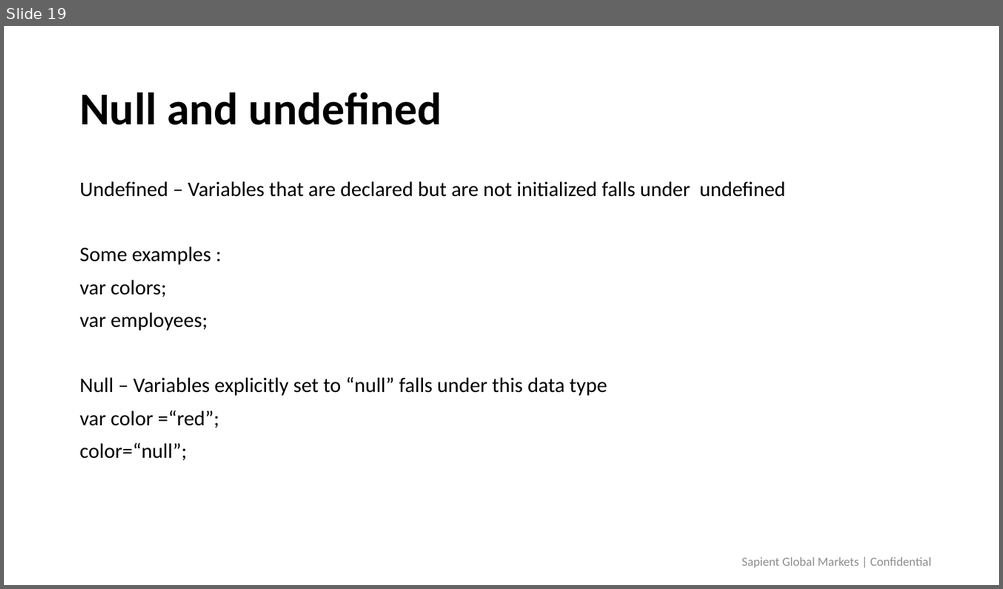
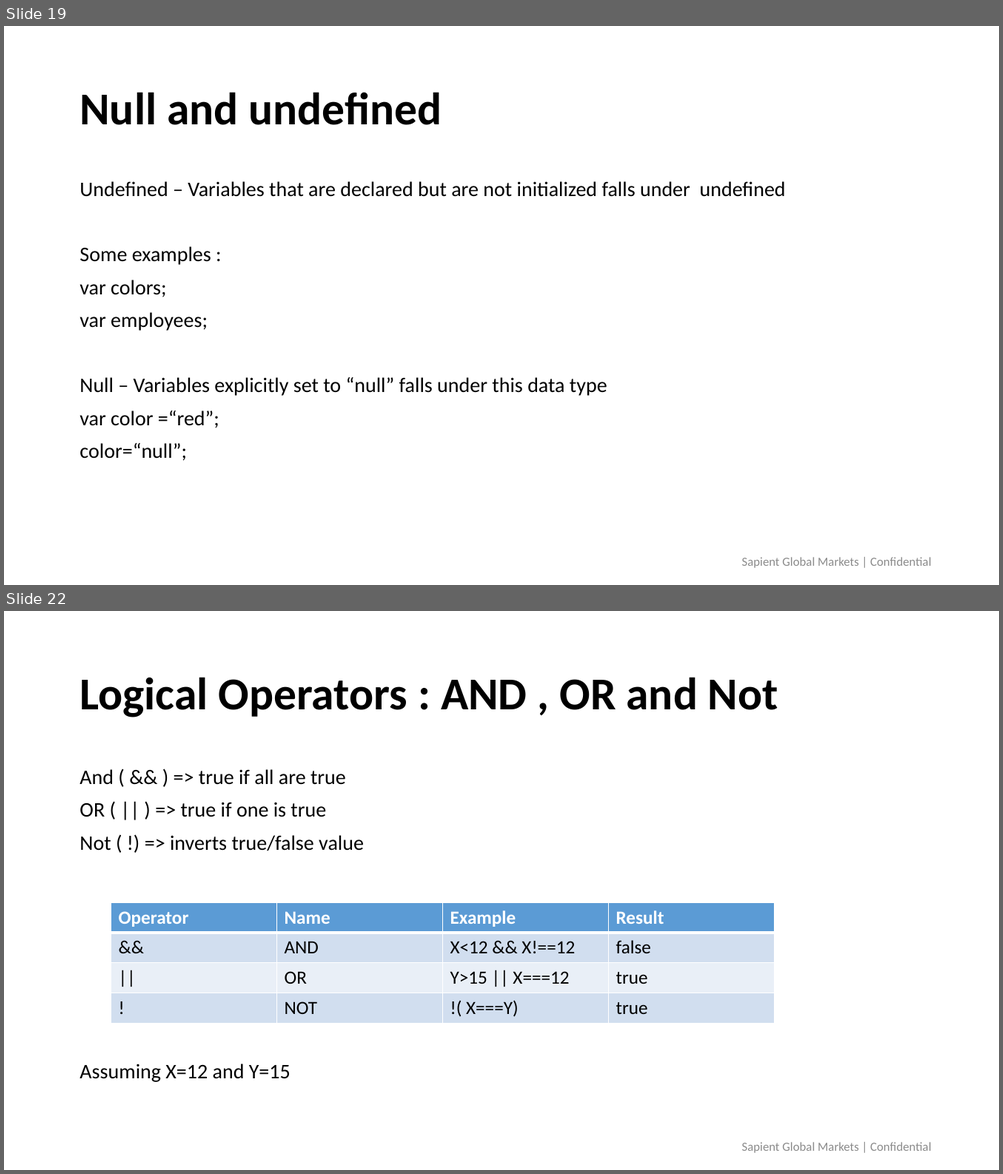
Before and after one commit to himanshu323/demoWebDev, a slide deck: Javascript.pptx. Shown one above the other, each under a label of ours: slide 19 before the commit, slides 19 and 22 after it; the slides between them are not shown. The pictures are 1003x589 and 1003x1174 pixels, drawn with LibreOffice and Linux fonts; fonts in the diff are those of the drawing; background and template pictures are left out. Boxes give left, top, right and bottom in pixels: in the first picture for what was removed or moved away, otherwise in the second. Text is boxed around its words. In the diff, an @@ line names an element or a change of style, - is before the commit and + after.

```diff
--- a/Javascript.pptx
+++ b/Javascript.pptx
@@ slide 22 added at [4, 611, 999, 1170], background #FFFFFF @@
@@ title added at [79, 677, 778, 718], 44 pt, text #000000, bold @@
+Logical Operators : AND , OR and Not
@@ text added at [79, 769, 364, 1082], 20 pt, text #000000 @@
+And ( && ) => true if all are true
+OR ( || ) => true if one is true
+Not ( !) => inverts true/false value
+Assuming X=12 and Y=15
@@ table added at [111, 903, 774, 1024], 4 rows, 4 columns @@
+Operator | Name | Example | Result
+&& | AND | X<12 && X!==12 | false
+|| | OR | Y>15 || X===12 | true
+! | NOT | !( X===Y) | true
@@ text added at [742, 1142, 930, 1153], 12 pt, text #8C8C8C @@
+Sapient Global Markets | Confidential
```
Also in this commit, not shown: 7 slides changed, 12 other slides added, 2 slides removed, 21 other files.
